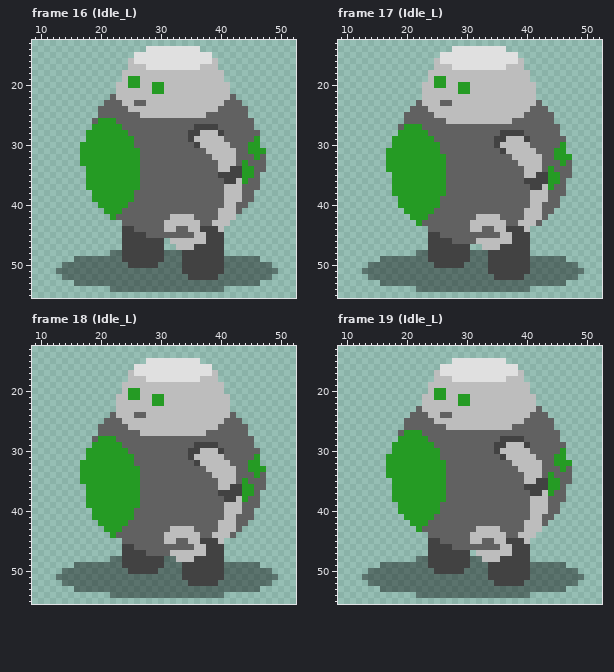
A pixel-art file gets an edit: Assets/Sprites/b0b.ase. The picture above is the old version.
64x64 pixels, 30 frames. Shown: frame 16 (Idle_L): x 9..52, y 13..55; frame 17 (Idle_L): x 9..52, y 13..55; frame 18 (Idle_L): x 9..52, y 13..55; frame 19 (Idle_L): x 9..52, y 13..55. The commit also changed other frames, which this record leaves out.
The result:
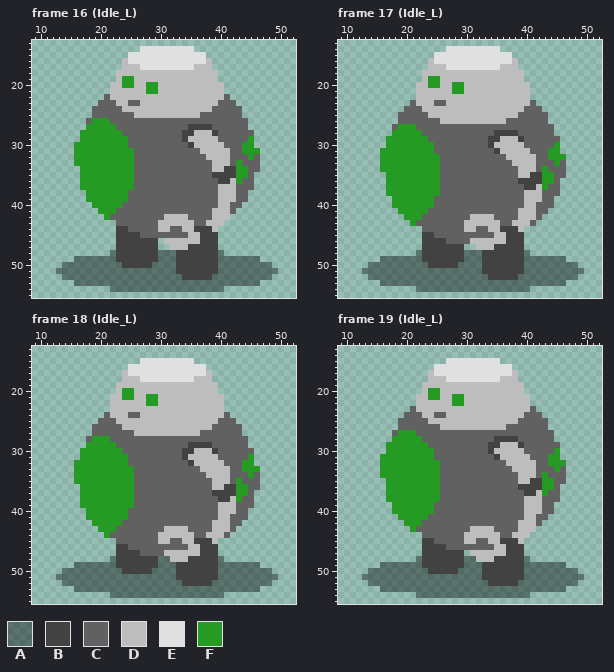
Palette (. is transparent): A #00000065  B #424242  C #616161  D #bdbdbd  E #e0e0e0  F #259b24
Difference:
Changed rows in their new state; - is an unchanged pixel.
Frame 16 (Idle_L), layers "Head", "Arms", "Body":
first column x 16:
14 -----------E--------.-----------
15 ---------E------------.---------
16 --------DE------------D.--------
17 --------D--E--------D--.--------
18 -------D----------------.-------
19 -------DF-D-------------.-------
20 ------D-F-D-F-D----------.------
21 ------D-----F-D----------.------
22 -----CD------------------C.-----
23 ----C--D-C-D------------C--.----
24 ---C----D--------------C----.---
25 ---C------D----------C------.---
26 --CF--C----------------------.--
27 --F----C-----------B---C-----.--
28 -F------C---------B-D--BC-----.-
29 -F-------C--------BD----C----F.-
30 F--------C---------BD----C--F-.-
31 F---------C----------D----C-F--.
32 F---------C-----------D---C--FC.
33 F---------C------------D--CFC--.
34 -F--------C------------D-B-F-C-.
35 -F--------C------------B---F-C.-
36 -F--------C-------------B-DFC-.-
37 -F--------C-------------D--C--.-
38 --F------C--------------D--C-.--
39 --F------C--------------D--C-.--
40 ---F----C---------------D-C-.---
41 ----F--C---------------D--C.----
42 -----FC--------D---C---D--.-----
43 -------C------D-----C-D--.------
44 -------B-C----D-C-D-B--D.-------
45 -------B---C-------D-B--.-------
46 -------B------.D-----B--.-------
47 -------B------.-D--B----.-------
48 -------B------A--B------A-------
49 -------B------A--B------A-------
50 --------B----A---B------A-------
51 -----------------B------A-------
52 ------------------B----A--------
Frame 17 (Idle_L), layers "Head", "Arms", "Body":
first column x 16:
14 -----------E--------.-----------
15 ---------E------------.---------
16 --------DE------------D.--------
17 --------D--E--------D--.--------
18 -------D----------------.-------
19 -------DF-D-------------.-------
20 ------D-F-D-F-D----------.------
21 ------D-----F-D----------.------
22 ------D------------------.------
23 -----CD--C-D-------------C.-----
24 ----C--D----------------C--.----
25 ---C----D--------------C----.---
26 ---C------D----------C------.---
27 --CF--C----------------------.--
28 --F----C-----------B---C-----.--
29 -F------C---------B-D--BC-----.-
30 -F-------C--------BD----C----F.-
31 F--------C---------BD----C--F-.-
32 F---------C----------D----C-F--.
33 F---------C-----------D---C--FC.
34 F---------C------------D--CFC--.
35 -F--------C------------D-B-F-C-.
36 -F--------C------------B---F-C.-
37 -F--------C-------------B-DFC-.-
38 -F--------C-------------D--C--.-
39 --F------C--------------D--C-.--
40 --F------C--------------D-C--.--
41 ---F----C--------------D--C-.---
42 ----F--C-------D---C---D--C.----
43 -----FC-------D-----C-D--C.-----
44 -------C------D-C-D-B--D.-------
45 -------B-C---------D-B--.-------
46 -------B---C---D-----B--.-------
47 -------B------.-D--B----.-------
48 -------B------A--B------A-------
49 -------B------A--B------A-------
50 --------B----A---B------A-------
51 -----------------B------A-------
52 ------------------B----A--------
Frame 18 (Idle_L), layers "Head", "Arms", "Body":
first column x 16:
15 -----------E--------.-----------
16 ---------E------------.---------
17 --------DE------------D.--------
18 --------D--E--------D--.--------
19 -------D----------------.-------
20 -------DF-D-------------.-------
21 ------D-F-D-F-D----------.------
22 ------D-----F-D----------.------
23 ------D------------------.------
24 -----CD--C-D-------------C.-----
25 ----C--D----------------C--.----
26 ---C----D--------------C----.---
27 ---C------D----------C------.---
28 --CF--C----------------------.--
29 --F----C-----------B---C-----.--
30 -F------C---------B-D--BC-----.-
31 -F-------C--------BD----C----F.-
32 F--------C---------BD----C--F-.-
33 F---------C----------D----C-F--.
34 F---------C-----------D---C--FC.
35 F---------C------------D--CFC--.
36 -F--------C------------D-B-F-C-.
37 -F--------C------------B---F-C.-
38 -F--------C-------------B-DFC-.-
39 -F--------C-------------D--C--.-
40 --F------C--------------D--C-.--
41 --F------C--------------D-C--.--
42 ---F----C--------------D--C-.---
43 ----F--C-------D---C---D--C.----
44 -----FC-------D-----C-D--C.-----
45 -------C------D-C-D-B--D.-------
46 -------B-C---------D-B--.-------
47 -------B---C---D-----B--.-------
48 -------B------A-D--B----A-------
49 -------B------A--B------A-------
50 --------B----A---B------A-------
51 -----------------B------A-------
52 ------------------B----A--------
Frame 19 (Idle_L), layers "Head", "Arms", "Body":
first column x 16:
15 -----------E--------.-----------
16 ---------E------------.---------
17 --------DE------------D.--------
18 --------D--E--------D--.--------
19 -------D----------------.-------
20 -------DF-D-------------.-------
21 ------D-F-D-F-D----------.------
22 ------D-----F-D----------.------
23 -----CD------------------C.-----
24 ----C--D-C-D------------C--.----
25 ---C----D--------------C----.---
26 ---C------D----------C------.---
27 --CF--C----------------------.--
28 --F----C-----------B---C-----.--
29 -F------C---------B-D--BC-----.-
30 -F-------C--------BD----C----F.-
31 F--------C---------BD----C--F-.-
32 F---------C----------D----C-F--.
33 F---------C-----------D---C--FC.
34 F---------C------------D--CFC--.
35 -F--------C------------D-B-F-C-.
36 -F--------C------------B---F-C.-
37 -F--------C-------------B-DFC-.-
38 -F--------C-------------D--C--.-
39 --F------C--------------D--C-.--
40 --F------C--------------D--C-.--
41 ---F----C---------------D-C-.---
42 ----F--C---------------D--C.----
43 -----FC--------D---C---D--.-----
44 -------C------D-----C-D--.------
45 -------B-C----D-C-D-B--D.-------
46 -------B---C-------D-B--.-------
47 -------B------.D-----B--.-------
48 -------B------A-D--B----A-------
49 -------B------A--B------A-------
50 --------B----A---B------A-------
51 -----------------B------A-------
52 ------------------B----A--------
Boxes around the changes in both pictures, in picture pixels (x1, y1, x2, y2):
changed: (74, 46, 266, 280)
changed: (380, 46, 572, 280)
changed: (74, 358, 266, 586)
changed: (380, 358, 572, 586)
